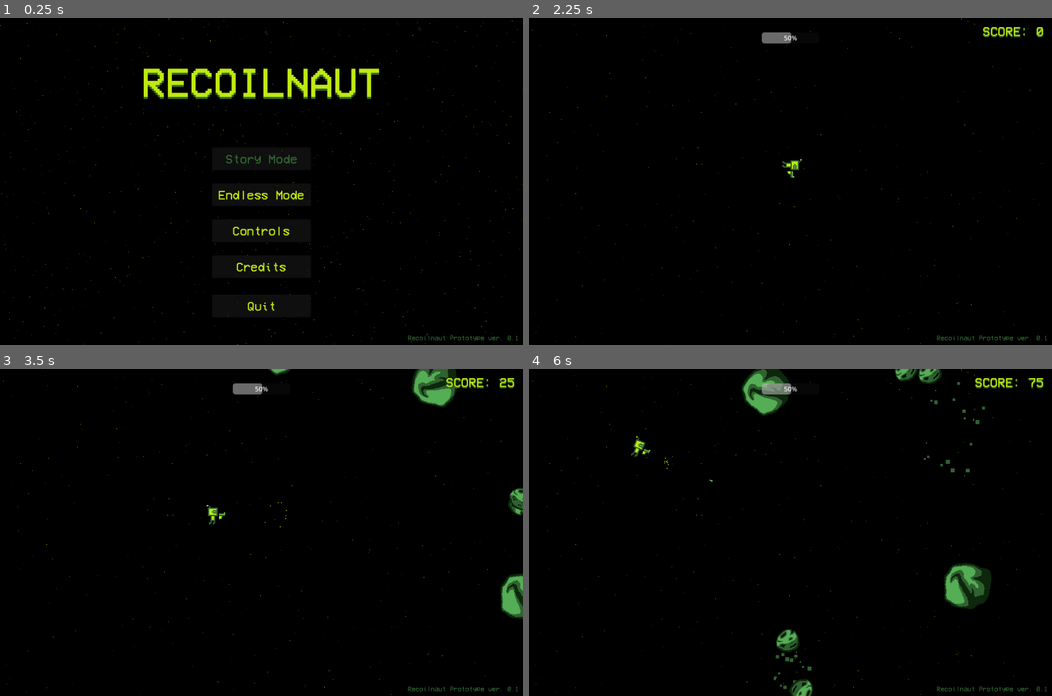
Above: before the commit, frames 1-4 (two rows, left to right).
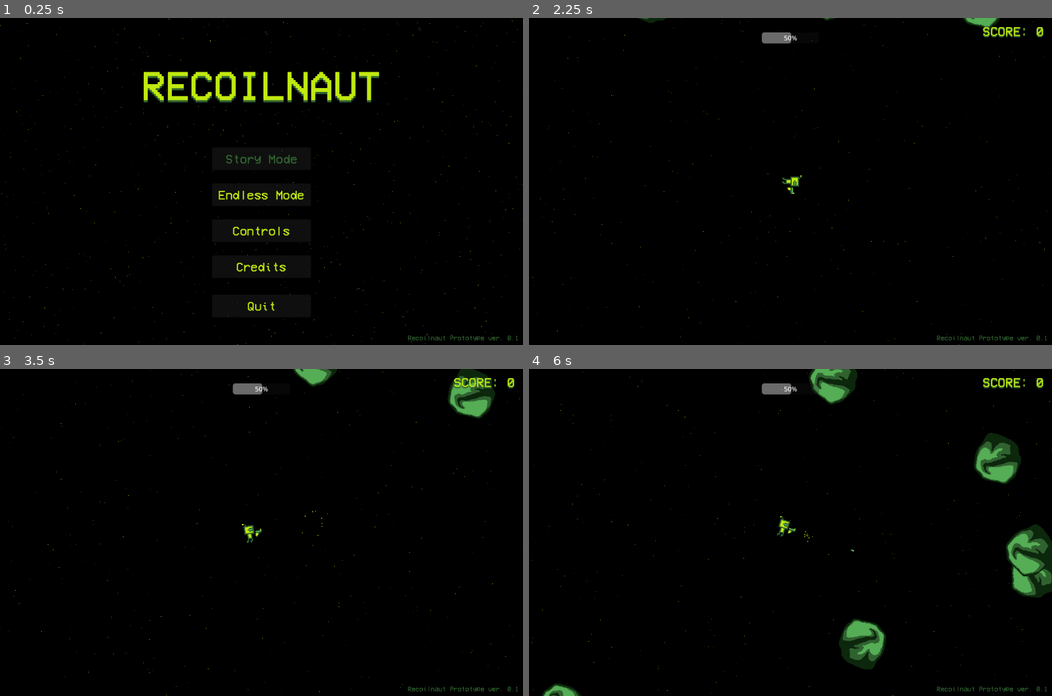
Above: after the commit, the same moments.

Repository: Jay-Dante/Recoilnaut-Prototype
Game: Godot game, scene res://Scenes/main_menu.tscn
The game is run twice, just before and just after one commit, with the same random seed, the same clock (stepped at 60 frames per second) and the same inputs.
Inputs (mouse positions are in pixels of both pictures, inside the frame that each line leads up to):
- Up to frame 1 (0.25 s): no input
- Up to frame 2 (2.25 s): click "Story Mode" at 0.5 s; click "Story Mode" at 1.25 s; click "Endless Mode" at 2 s
- Up to frame 3 (3.5 s): move the mouse to (376, 516) at 2.77 s; click (376, 516) at 2.85 s
- Up to frame 4 (6 s): move the mouse to (685, 548) at 3.52 s; click (685, 548) at 3.6 s; move the mouse to (842, 460) at 4.27 s; click (842, 460) at 4.35 s; move the mouse to (764, 597) at 5.02 s; click (764, 597) at 5.1 s; move the mouse to (947, 581) at 5.77 s; click (947, 581) at 5.85 s

The runs differ from the first frame. In frame 1, 1.7% of the frame differs, in the area x 27-73%, y 15-26%; in frame 2, 0.5%; in frame 3, 3.2%; in frame 4, 8.0%, in the area x 0-100%, y 0-100%.

Commit message:
Quick camera edit

Diff:
--- /dev/null
+++ b/Scenes/StarfieldParallax.gd
@@ -0,0 +1,4 @@
+extends Node2D
+
+@onready var Player = $Recoilnaut;
+@onready var BG = $StarfieldParallax/Field0;
--- a/Scenes/Test_Scene.tscn
+++ b/Scenes/Test_Scene.tscn
@@ -6,6 +6,7 @@
 [ext_resource type="PackedScene" uid="uid://cudgdf6e38n7y" path="res://Scenes/asteroid.tscn" id="3_a5edd"]
 [ext_resource type="PackedScene" uid="uid://bbeu6ls63kc50" path="res://Scenes/game_over_screen.tscn" id="4_22l8h"]
 [ext_resource type="PackedScene" uid="uid://dktd4wxi75vim" path="res://Scenes/health.tscn" id="4_xsfd6"]
+[ext_resource type="Script" path="res://Scenes/StarfieldParallax.gd" id="7_hbmsb"]
 
 [sub_resource type="ParticleProcessMaterial" id="ParticleProcessMaterial_1pqoh"]
 emission_shape = 3
@@ -31,6 +32,22 @@
 
 [node name="Recoilnaut" parent="." instance=ExtResource("1_6v4gp")]
 position = Vector2(640, 360)
+
+[node name="Camera2D2" type="Camera2D" parent="Recoilnaut"]
+position_smoothing_enabled = true
+
+[node name="StarfieldParallax" type="Node2D" parent="Recoilnaut/Camera2D2"]
+position = Vector2(-640, -360)
+script = ExtResource("7_hbmsb")
+
+[node name="Field0" type="GPUParticles2D" parent="Recoilnaut/Camera2D2/StarfieldParallax"]
+z_index = -100
+position = Vector2(640, 400)
+amount = 1000
+process_material = SubResource("ParticleProcessMaterial_1pqoh")
+lifetime = 200.0
+preprocess = 280.0
+speed_scale = 64.0
 
 [node name="Bullets" type="Node" parent="."]
 
@@ -75,13 +92,3 @@
 
 [node name="PlayerSpawn" type="Node2D" parent="."]
 position = Vector2(640, 400)
-
-[node name="StarfieldParallax" type="Node2D" parent="."]
-
-[node name="Field0" type="GPUParticles2D" parent="StarfieldParallax"]
-z_index = -100
-position = Vector2(640, 400)
-amount = 1000
-process_material = SubResource("ParticleProcessMaterial_1pqoh")
-lifetime = 140.0
-preprocess = 280.0
--- a/Scenes/main_menu.tscn
+++ b/Scenes/main_menu.tscn
@@ -43,9 +43,9 @@
 anchor_left = 0.5
 anchor_right = 0.5
 offset_left = -370.5
-offset_top = 96.0
+offset_top = 104.0
 offset_right = 370.5
-offset_bottom = 213.0
+offset_bottom = 221.0
 grow_horizontal = 2
 text = "RECOILNAUT"
 label_settings = SubResource("LabelSettings_vnouq")
--- a/Scripts/recoilnaut.gd
+++ b/Scripts/recoilnaut.gd
@@ -41,19 +41,20 @@
 
 	move_and_slide();
 
-		#screen wrapping
-	if global_position.y < 0:
-		global_position.y = screen_size.y;
-	elif global_position.y > screen_size.y:
-		global_position.y = 0;
-
-	if global_position.x < 0:
-		global_position.x = screen_size.x;
-	elif global_position.x > screen_size.x:
-		global_position.x = 0;
+##	screen wrapping
+#	if global_position.y < 0:
+#		global_position.y = screen_size.y;
+#	elif global_position.y > screen_size.y:
+#		global_position.y = 0;
+#
+#	if global_position.x < 0:
+#		global_position.x = screen_size.x;
+#	elif global_position.x > screen_size.x:
+#		global_position.x = 0;
 
 	if Input.is_action_just_pressed("fire") && inputEnabled == true:
 		fire_bullet();
+
 # fire them bullets
 func fire_bullet():
 	var pb = pistol_bullet.instantiate();
Not shown: 1 places in Scenes/Test_Scene.tscn that only renumber resources
